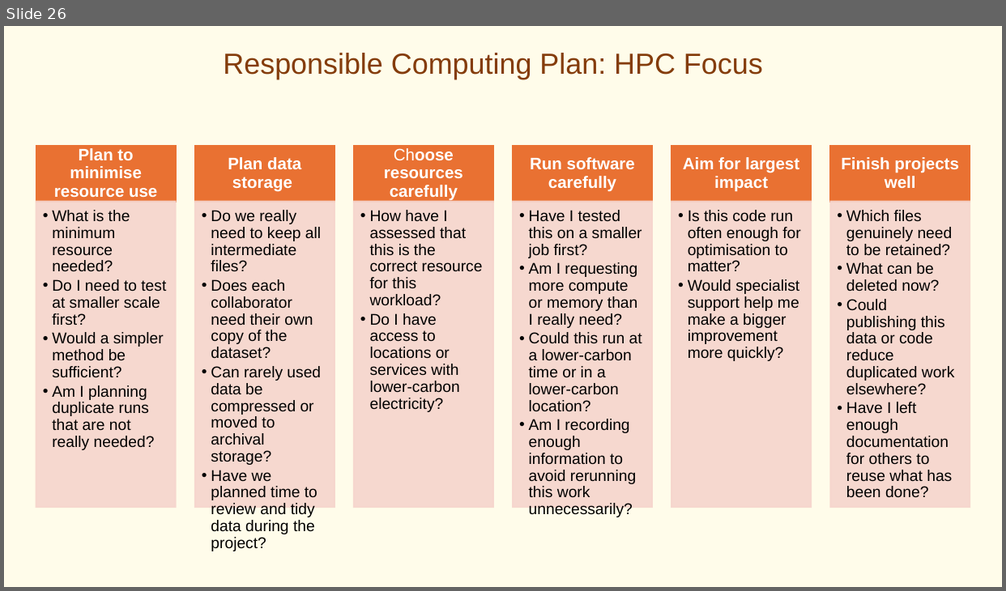
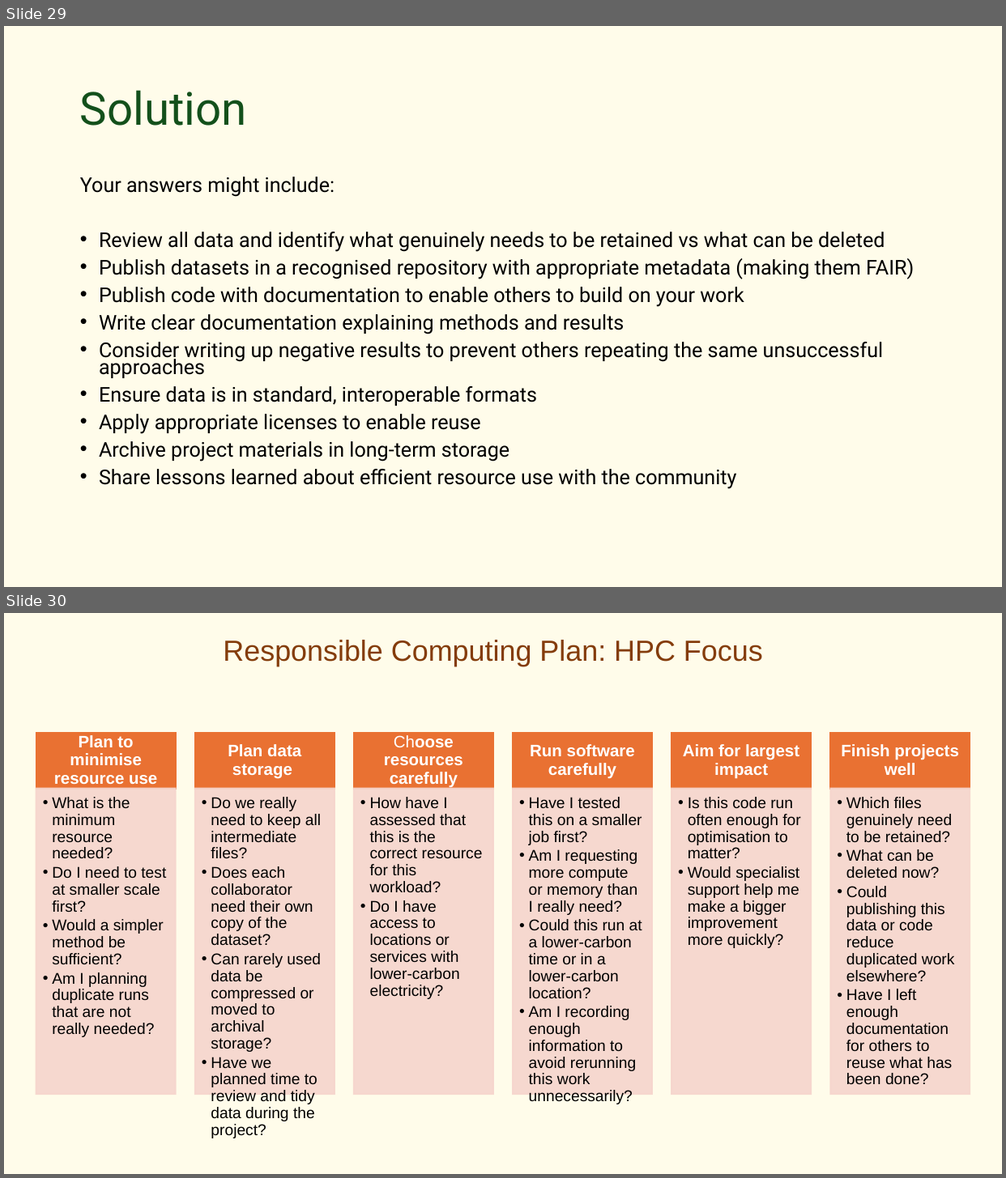
Before and after one commit to EPCCed/2026-10-02_green-hpc_cambridge, a slide deck: instructors/L9-ResponsibleComputing.pptx. Shown one above the other, each under a label of ours: slide 26 before the commit, slides 29 and 30 after it. The pictures are 1006x591 and 1006x1178 pixels, drawn with LibreOffice and Linux fonts; fonts in the diff are those of the drawing. Boxes give left, top, right and bottom in pixels: in the first picture for what was removed or moved away, otherwise in the second. Text is boxed around its words. In the diff, an @@ line names an element or a change of style, - is before the commit and + after.

```diff
--- a/instructors/L9-ResponsibleComputing.pptx
+++ b/instructors/L9-ResponsibleComputing.pptx
@@ slide 29 added at (4,26,1002,587), background #FFFCEA @@
@@ title added at (80,90,247,126), 44 pt, text #13501B @@
+Solution
@@ text added at (80,177,914,489), 19.6 pt, text #000000 @@
+Your answers might include:
+• Review all data and identify what genuinely needs to be retained vs what can be deleted
+• Publish datasets in a recognised repository with appropriate metadata (making them FAIR)
+• Publish code with documentation to enable others to build on your work
+• Write clear documentation explaining methods and results
+• Consider writing up negative results to prevent others repeating the same unsuccessful approaches
+• Ensure data is in standard, interoperable formats
+• Apply appropriate licenses to enable reuse
+• Archive project materials in long-term storage
+• Share lessons learned about efficient resource use with the community
@@ what was slide 26 is now slide 30 @@
```
Also in this commit, not shown: 4 slides changed, 3 other slides added, 3 other files.
